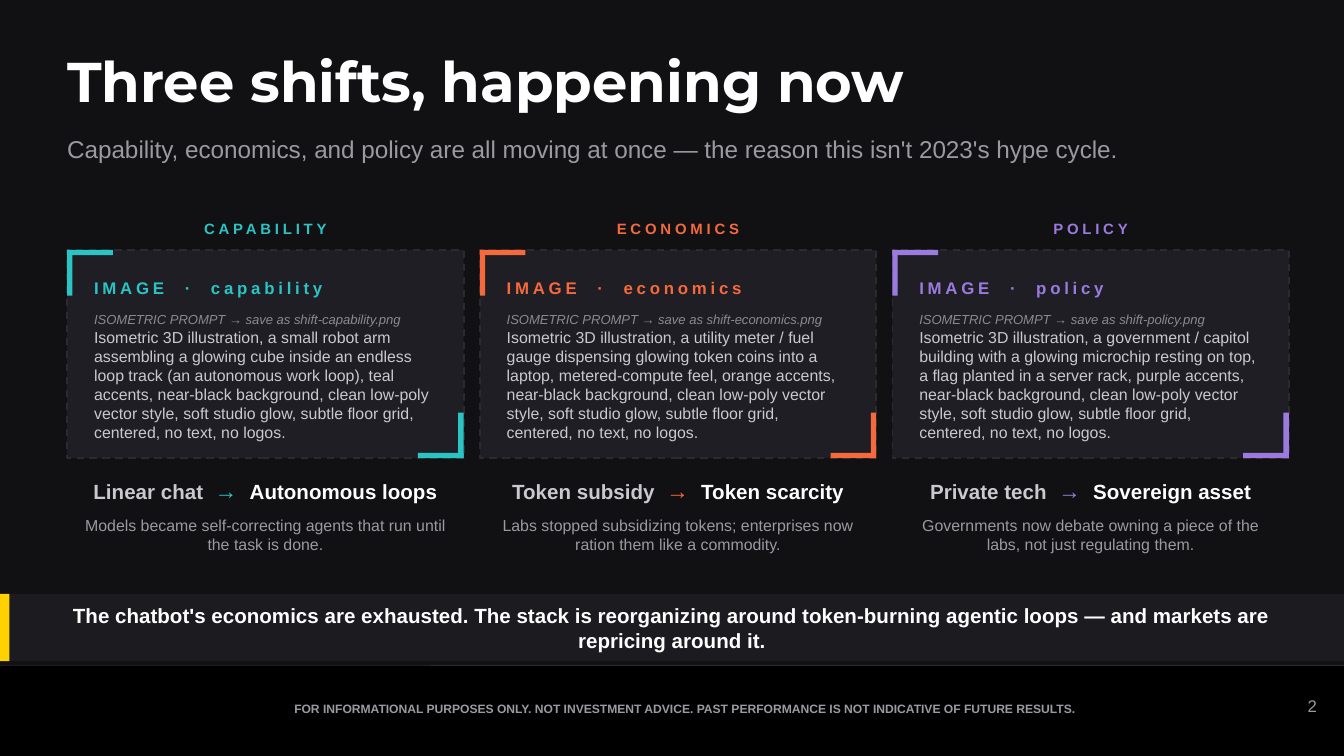
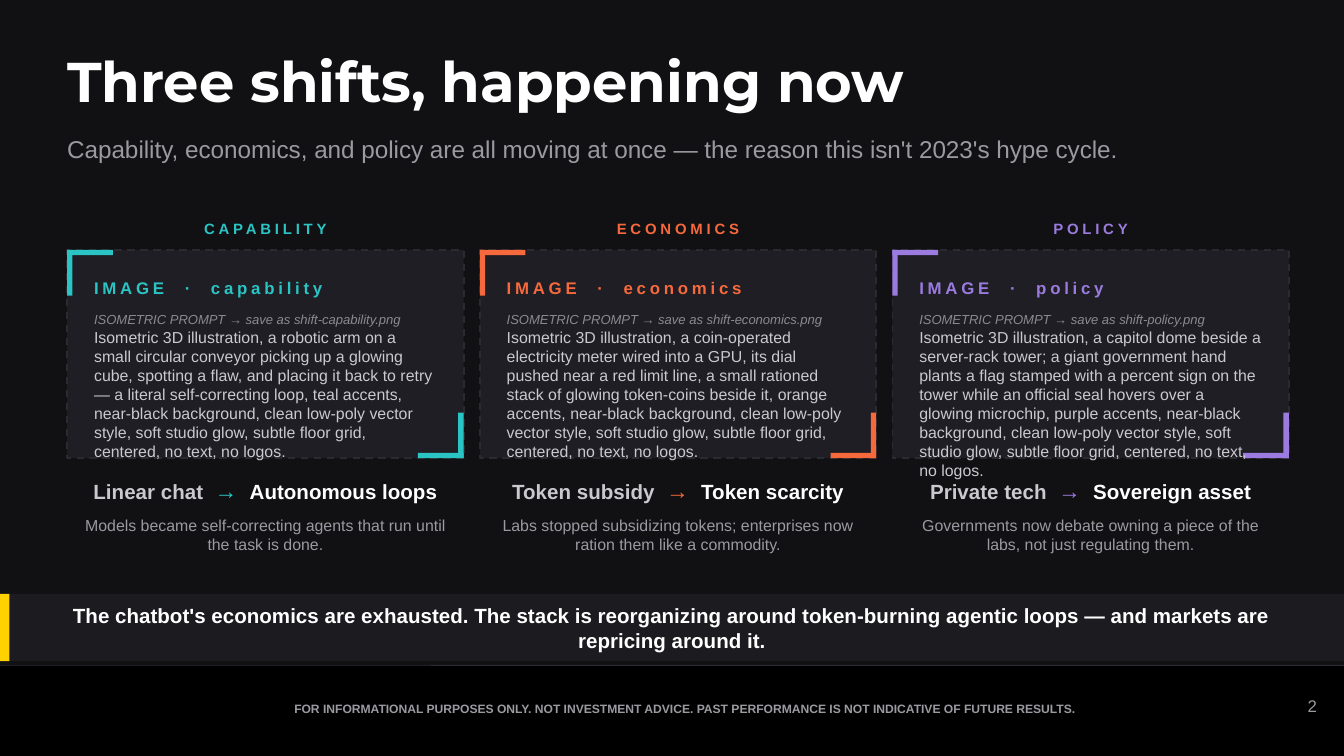
Before and after one commit to samuelcmcclellan-cell/ai-markets-deck, a slide deck: slide 2 of ai-markets-deck.pptx. Drawn at 1344x756 pixels with LibreOffice and Linux fonts; fonts in the diff are those of the drawing. Boxes give left, top, right and bottom in pixels: in the first picture for what was removed or moved away, otherwise in the second. Text is boxed around its words. In the diff, an @@ line names an element or a change of style, - is before the commit and + after.

```diff
--- a/ai-markets-deck.pptx
+++ b/ai-markets-deck.pptx
@@ text at [94, 331, 432, 442]: text changed @@
-Isometric 3D illustration, a small robot arm assembling a glowing cube inside an endless loop track (an autonomous work loop), teal accents, near-black background, clean low-poly vector style, soft studio glow, subtle floor grid, centered, no text, no logos.
+Isometric 3D illustration, a robotic arm on a small circular conveyor picking up a glowing cube, spotting a flaw, and placing it back to retry — a literal self-correcting loop, teal accents, near-black background, clean low-poly vector style, soft studio glow, subtle floor grid, centered, no text, no logos.
@@ text at [507, 331, 841, 442]: text changed @@
-Isometric 3D illustration, a utility meter / fuel gauge dispensing glowing token coins into a laptop, metered-compute feel, orange accents, near-black background, clean low-poly vector style, soft studio glow, subtle floor grid, centered, no text, no logos.
+Isometric 3D illustration, a coin-operated electricity meter wired into a GPU, its dial pushed near a red limit line, a small rationed stack of glowing token-coins beside it, orange accents, near-black background, clean low-poly vector style, soft studio glow, subtle floor grid, centered, no text, no logos.
@@ text at [919, 331, 1261, 480]: text changed @@
-Isometric 3D illustration, a government / capitol building with a glowing microchip resting on top, a flag planted in a server rack, purple accents, near-black background, clean low-poly vector style, soft studio glow, subtle floor grid, centered, no text, no logos.
+Isometric 3D illustration, a capitol dome beside a server-rack tower; a giant government hand plants a flag stamped with a percent sign on the tower while an official seal hovers over a glowing microchip, purple accents, near-black background, clean low-poly vector style, soft studio glow, subtle floor grid, centered, no text, no logos.
```
Also in this commit, not shown: 6 other slides changed, 3 other files.
